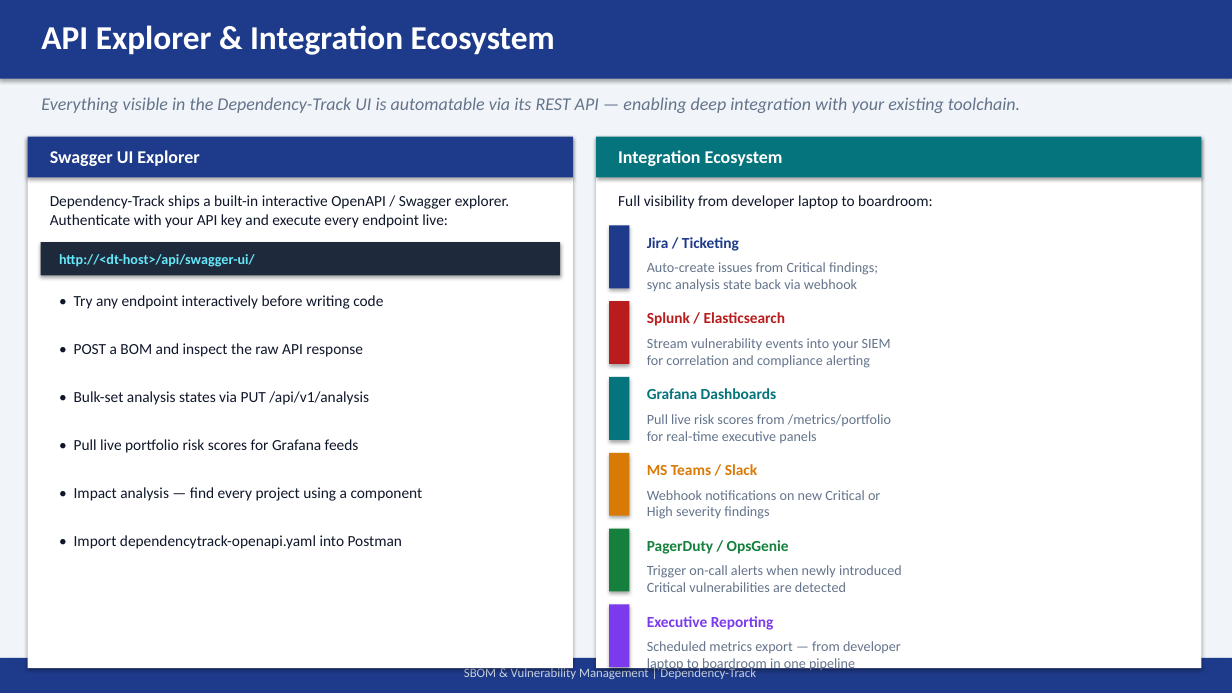
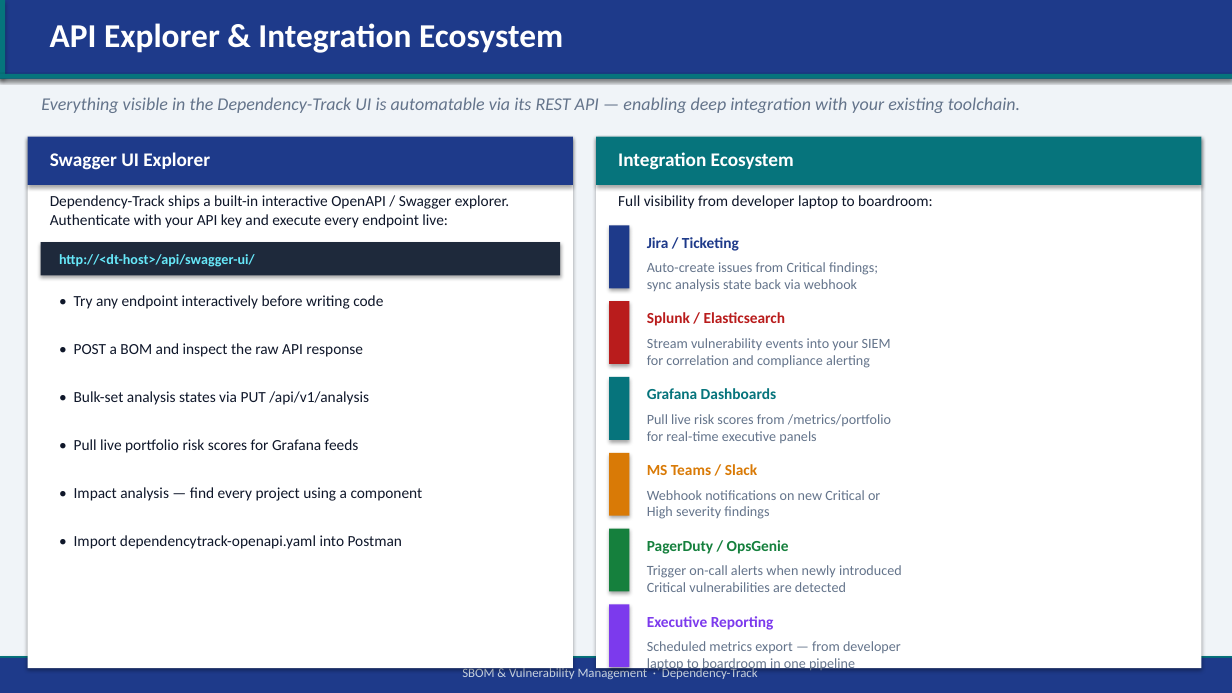
Before and after one commit to duncanlester/sbom-uploader, a slide deck: slide 16 of output/SBOM_DependencyTrack_Presentation.pptx. Drawn at 1232x693 pixels with LibreOffice and Linux fonts; fonts in the diff are those of the drawing. Boxes give left, top, right and bottom in pixels: in the first picture for what was removed or moved away, otherwise in the second. Text is boxed around its words. In the diff, an @@ line names an element or a change of style, - is before the commit and + after.

```diff
--- a/output/SBOM_DependencyTrack_Presentation.pptx
+++ b/output/SBOM_DependencyTrack_Presentation.pptx
@@ rectangle at <box>0,0,1232,693</box>: fill #F1F5F9 to #F0F4F8 @@
@@ rectangle added at <box>0,0,6,79</box>, fill #06747C @@
@@ text "API Explorer & Integration Ecosystem": place and size @@
-text "API Explorer & Integration Ecosystem" at <box>41,25,555,55</box>
+text "API Explorer & Integration Ecosystem" at <box>50,23,563,53</box>
@@ rectangle added at <box>0,74,1232,79</box>, fill #06747C @@
@@ rectangle: place and size @@
-rectangle at <box>28,137,573,177</box>
+rectangle at <box>28,137,573,185</box>
@@ text "Swagger UI Explorer" at <box>50,152,210,170</box>: size 14 to 15 pt @@
@@ rectangle: place and size @@
-rectangle at <box>596,137,1202,177</box>
+rectangle at <box>596,137,1202,185</box>
@@ text "Integration Ecosystem" at <box>618,152,794,170</box>: size 14 to 15 pt @@
@@ rectangle added at <box>0,656,1232,658</box>, fill #06747C @@
@@ text at <box>462,666,758,679</box>: text changed @@
-SBOM & Vulnerability Management | Dependency-Track
+SBOM & Vulnerability Management · Dependency-Track
```
Also in this commit, not shown: 16 other slides changed, 2 other files.
